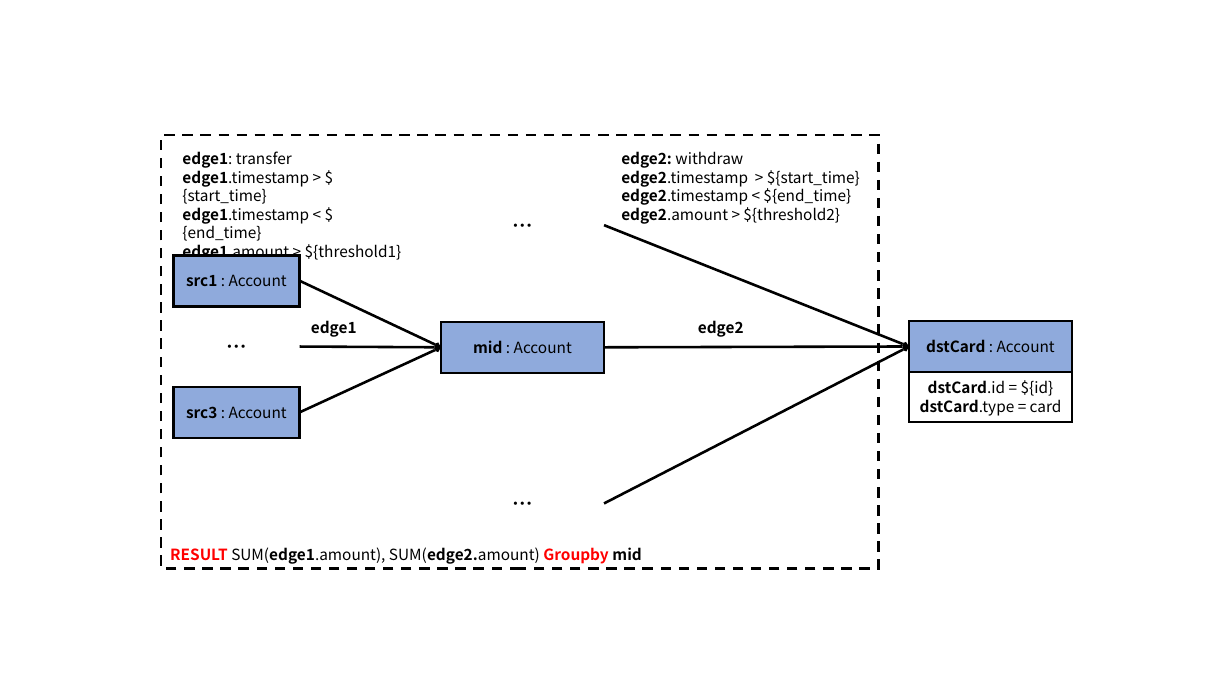
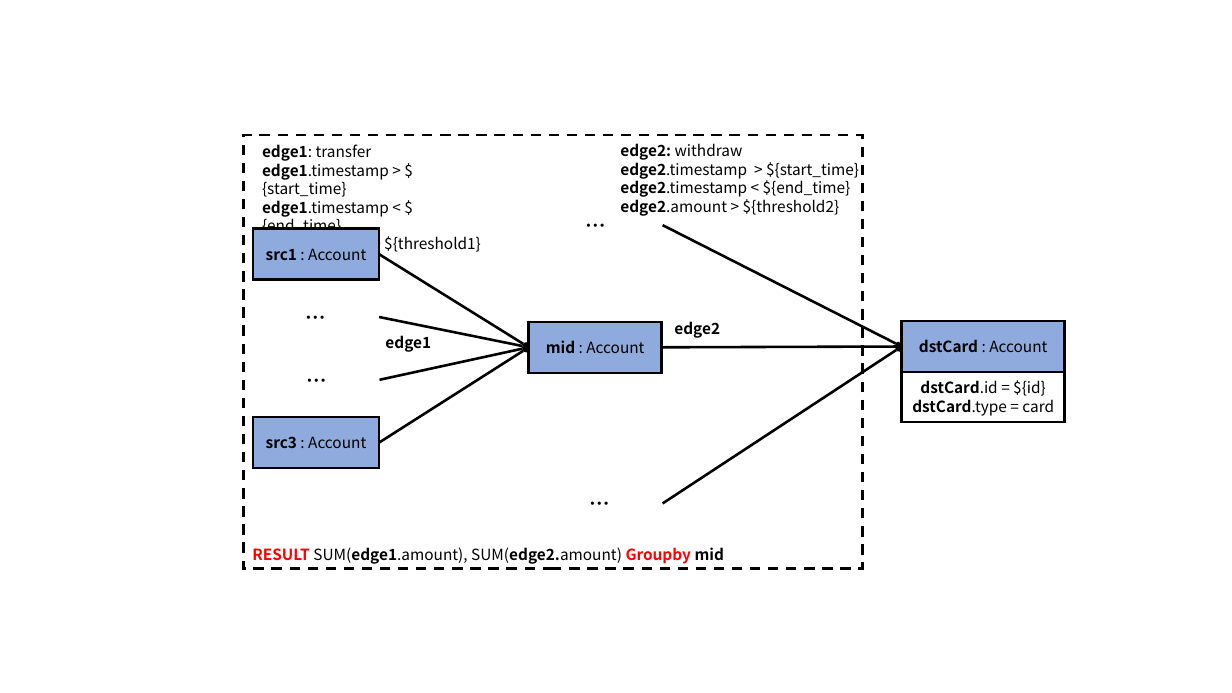
Before and after one commit to ldbc/ldbc_finbench_docs, a slide deck: slide 6 of patterns/transaction-complex-read.pptx. Drawn at 1232x693 pixels with LibreOffice and Linux fonts; fonts in the diff are those of the drawing. Boxes give left, top, right and bottom in pixels: in the first picture for what was removed or moved away, otherwise in the second. Text is boxed around its words. In the diff, an @@ line names an element or a change of style, - is before the commit and + after.

```diff
--- a/patterns/transaction-complex-read.pptx
+++ b/patterns/transaction-complex-read.pptx
@@ rectangle "RESULT SUM(edge1.amount), SUM(edge2.amount) Groupby mid": place and size @@
-rectangle "RESULT SUM(edge1.amount), SUM(edge2.amount) Groupby mid" at (161, 135, 879, 568)
+rectangle "RESULT SUM(edge1.amount), SUM(edge2.amount) Groupby mid" at (243, 135, 862, 568)
@@ text "edge1: transfer": place and size @@
-text "edge1: transfer" at (182, 151, 402, 260)
+text "edge1: transfer" at (262, 144, 481, 254)
@@ text "edge2: withdraw": place and size @@
-text "edge2: withdraw" at (621, 151, 860, 224)
+text "edge2: withdraw" at (620, 143, 859, 216)
@@ text "…" rewrapped from (441, 200, 604, 250) to (530, 200, 663, 250) @@
@@ rectangle "src1 : Account": place and size @@
-rectangle "src1 : Account" at (174, 255, 300, 306)
+rectangle "src1 : Account" at (253, 229, 380, 280)
@@ arrow moved from (604, 226) - (909, 347) to (663, 226) - (902, 347) @@
@@ arrow moved from (299, 281) - (441, 348) to (379, 254) - (529, 348) @@
@@ text "…": place and size @@
-text "…" at (174, 321, 300, 372)
+text "…" at (253, 291, 380, 342)
@@ text "edge1": place and size @@
-text "edge1" at (311, 320, 357, 337)
+text "edge1" at (385, 335, 431, 352)
@@ arrow moved from (299, 347) - (441, 348) to (379, 317) - (529, 348) @@
@@ rectangle "mid : Account": place and size @@
-rectangle "mid : Account" at (441, 322, 604, 372)
+rectangle "mid : Account" at (529, 322, 662, 372)
@@ text "edge2": place and size @@
-text "edge2" at (698, 320, 744, 337)
+text "edge2" at (674, 321, 720, 338)
@@ rectangle "dstCard : Account": place and size @@
-rectangle "dstCard : Account" at (909, 321, 1073, 372)
+rectangle "dstCard : Account" at (902, 321, 1066, 372)
@@ text added at (253, 354, 380, 405), 16 pt, text #000000, bold @@
+…
@@ arrow moved from (299, 412) - (441, 348) to (379, 443) - (529, 348) @@
@@ arrow added from (380, 380) to (529, 348), #000000 2 pt @@
@@ arrow moved from (604, 348) - (909, 347) to (662, 348) - (902, 347) @@
@@ arrow moved from (604, 504) - (909, 347) to (663, 504) - (902, 347) @@
@@ rectangle "dstCard.id = ${id}": place and size @@
-rectangle "dstCard.id = ${id}" at (909, 372, 1073, 421)
+rectangle "dstCard.id = ${id}" at (902, 372, 1066, 421)
@@ rectangle "src3 : Account": place and size @@
-rectangle "src3 : Account" at (174, 387, 300, 438)
+rectangle "src3 : Account" at (253, 417, 380, 468)
@@ text "…" rewrapped from (441, 478, 604, 529) to (537, 478, 663, 529) @@
```
Also in this commit, not shown: 1 other slide changed, 5 other files.
